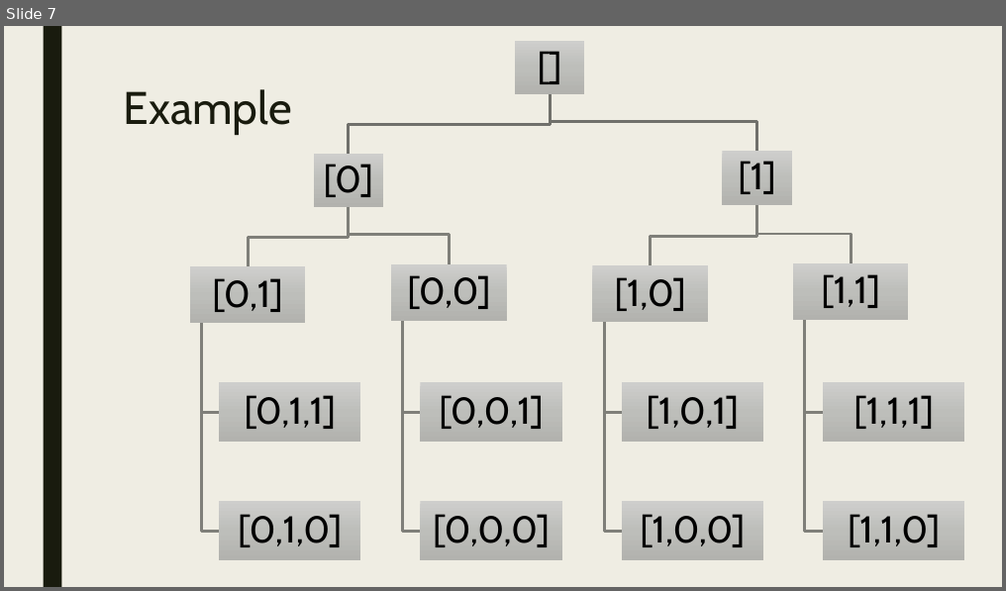
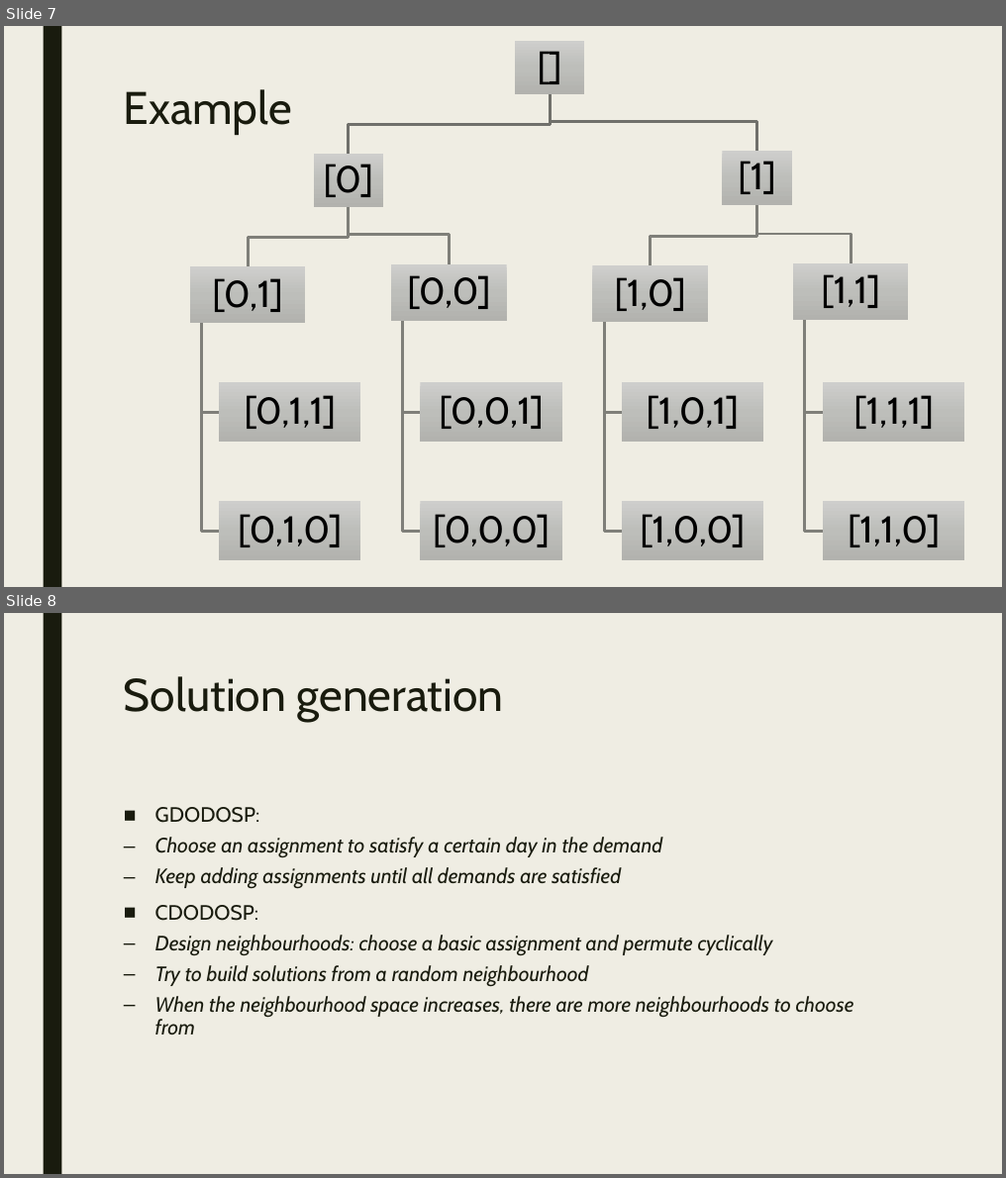
Before and after one commit to BavoGoosens/Capita3, a slide deck: presentation.pptx. Shown one above the other, each under a label of ours: slide 7 before the commit, slides 7 and 8 after it. The pictures are 1006x591 and 1006x1178 pixels, drawn with LibreOffice and Linux fonts; fonts in the diff are those of the drawing. Boxes give left, top, right and bottom in pixels: in the first picture for what was removed or moved away, otherwise in the second. Text is boxed around its words. In the diff, an @@ line names an element or a change of style, - is before the commit and + after.

```diff
--- a/presentation.pptx
+++ b/presentation.pptx
@@ slide 8 added at (4, 613, 1002, 1174), background #EFEDE3; not listed: 1 template element that a slide beside it also shows @@
@@ title added at (124, 676, 503, 722), 44 pt, text #191B0E @@
+Solution generation
@@ text added at (155, 807, 854, 1035), 20 pt, text #191B0E, italic @@
+■ GDODOSP:
+  – Choose an assignment to satisfy a certain day in the demand
+  – Keep adding assignments until all demands are satisfied
+■ CDODOSP:
+  – Design neighbourhoods: choose a basic assignment and permute cyclically
+  – Try to build solutions from a random neighbourhood
+  – When the neighbourhood space increases, there are more neighbourhoods to choose from
```
Also in this commit, not shown: 4 slides changed.
